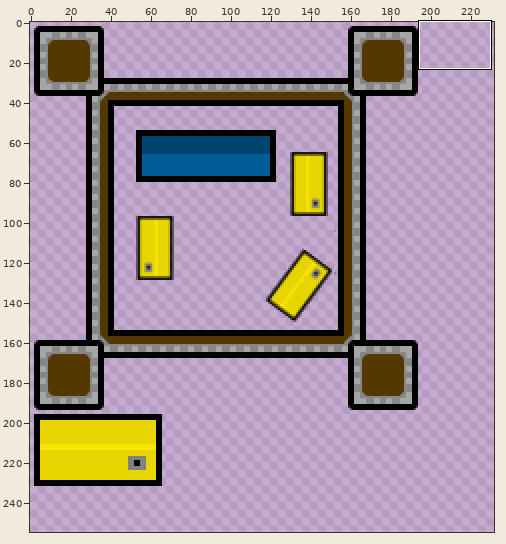
One commit to this sprite sheet: Assets/Graphics/Buildings.png. Above: a wide view before the commit, with the close-up outlined.
Close-up. Before:
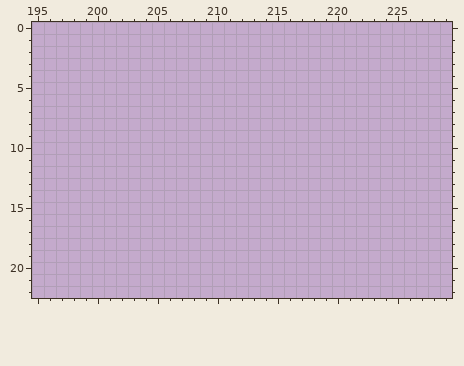
The file is 256x256 pixels. Pixels under 10% opacity are left out. Colours within 5 levels of each other are drawn and written as one. Shown: x 195..229, y 0..22. The wide view leaves out empty margins. The commit also changed other parts of the picture, which this record leaves out.
Now the later version:
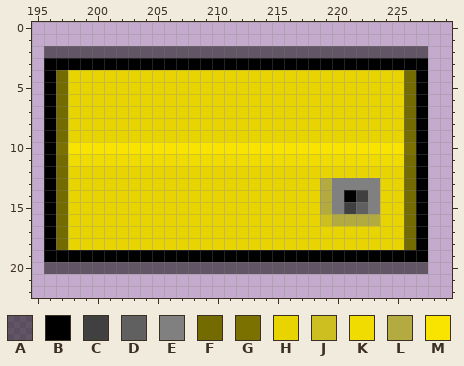
Palette (. is transparent): A #0000007f  B #000000  C #404040  D #606060  E #808080  F #736a00  G #7b7100  H #e7d400  J #cdbf20  K #f0dc00  L #b3aa40  M #f9e400
What changed:
@@ x 195..229 @@
  1 ...................................
- 2 ...................................
- 3 ...................................
- 4 ...................................
- 5 ...................................
- 6 ...................................
- 7 ...................................
- 8 ...................................
- 9 ...................................
-10 ...................................
-11 ...................................
-12 ...................................
-13 ...................................
-14 ...................................
-15 ...................................
-16 ...................................
-17 ...................................
-18 ...................................
-19 ...................................
-20 ...................................
+ 2 .AAAAAAAAAAAAAAAAAAAAAAAAAAAAAAAA..
+ 3 .BBBBBBBBBBBBBBBBBBBBBBBBBBBBBBBB..
+ 4 .BFHHHHHHHHHHHHHHHHHHHHHHHHHHHHFB..
+ 5 .BFHHHHHHHHHHHHHHHHHHHHHHHHHHHHFB..
+ 6 .BFHHHHHHHHHHHHHHHHHHHHHHHHHHHHFB..
+ 7 .BFHHHHHHHHHHHHHHHHHHHHHHHHHHHHFB..
+ 8 .BFHHHHHHHHHHHHHHHHHHHHHHHHHHHHFB..
+ 9 .BFHHHHHHHHHHHHHHHHHHHHHHHHHHHHFB..
+10 .BGMMMMMMMMMMMMMMMMMMMMMMMMMMMMGB..
+11 .BFKKKKKKKKKKKKKKKKKKKKKKKKKKKKFB..
+12 .BFHHHHHHHHHHHHHHHHHHHHHHHHHHHHFB..
+13 .BFHHHHHHHHHHHHHHHHHHHHHLEEEEHHFB..
+14 .BFHHHHHHHHHHHHHHHHHHHHHLEBCEHHFB..
+15 .BFHHHHHHHHHHHHHHHHHHHHHLECDEHHFB..
+16 .BFHHHHHHHHHHHHHHHHHHHHHJLLLLHHFB..
+17 .BFHHHHHHHHHHHHHHHHHHHHHHHHHHHHFB..
+18 .BFHHHHHHHHHHHHHHHHHHHHHHHHHHHHFB..
+19 .BBBBBBBBBBBBBBBBBBBBBBBBBBBBBBBB..
+20 .AAAAAAAAAAAAAAAAAAAAAAAAAAAAAAAA..
 21 ...................................
Pixel boxes of the changes (left, top, right, bottom) in both close-ups:
added: (44, 46, 428, 274)
